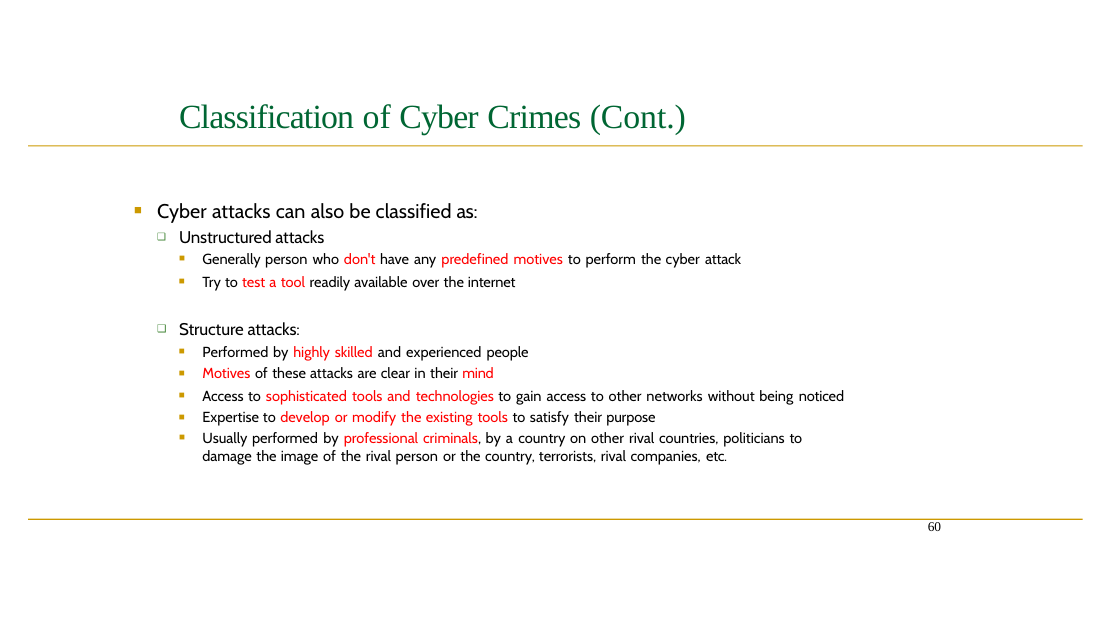
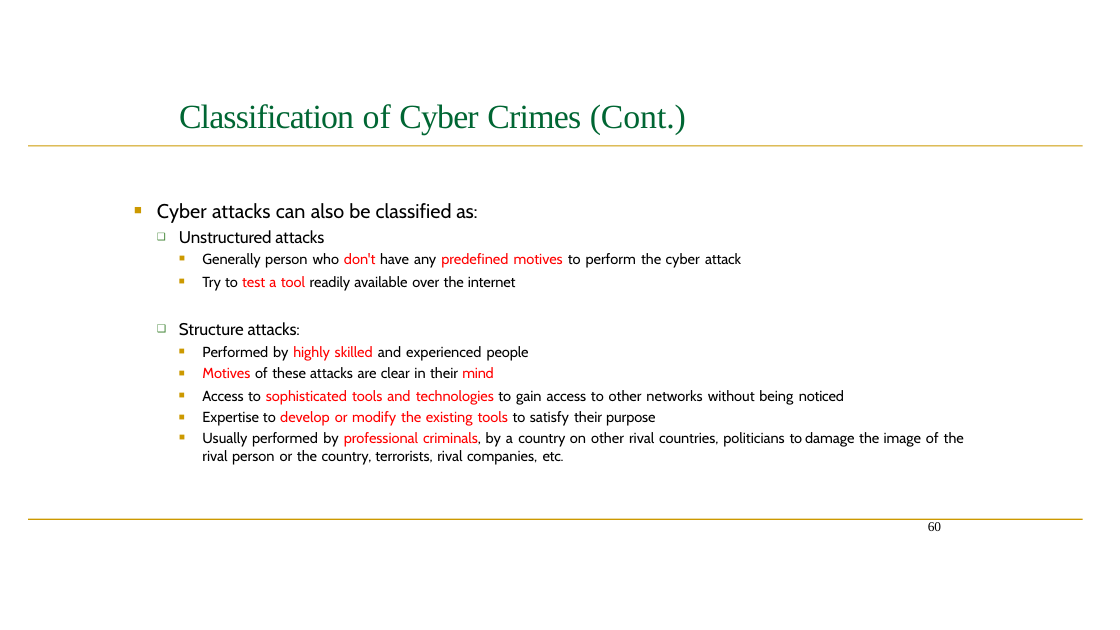
Before and after one commit to SagarChhabriya/Sem-6, a slide deck: slide 39 of 04-info-security/IS-VVeek-02-03.pptx (slide 42 before the commit). Drawn at 1120x630 pixels with LibreOffice and Linux fonts; fonts in the diff are those of the drawing. Boxes give left, top, right and bottom in pixels: in the first picture for what was removed or moved away, otherwise in the second. Text is boxed around its words. In the diff, an @@ line names an element or a change of style, - is before the commit and + after.

```diff
--- a/04-info-security/IS-VVeek-02-03.pptx
+++ b/04-info-security/IS-VVeek-02-03.pptx
@@ text "Cyber attacks can also be ..." rewrapped from <box>157,203,844,465</box> to <box>157,203,964,465</box> @@
```
Also in this commit, not shown: 20 other slides changed, 2 slides added, 7 slides removed, 9 other files.
